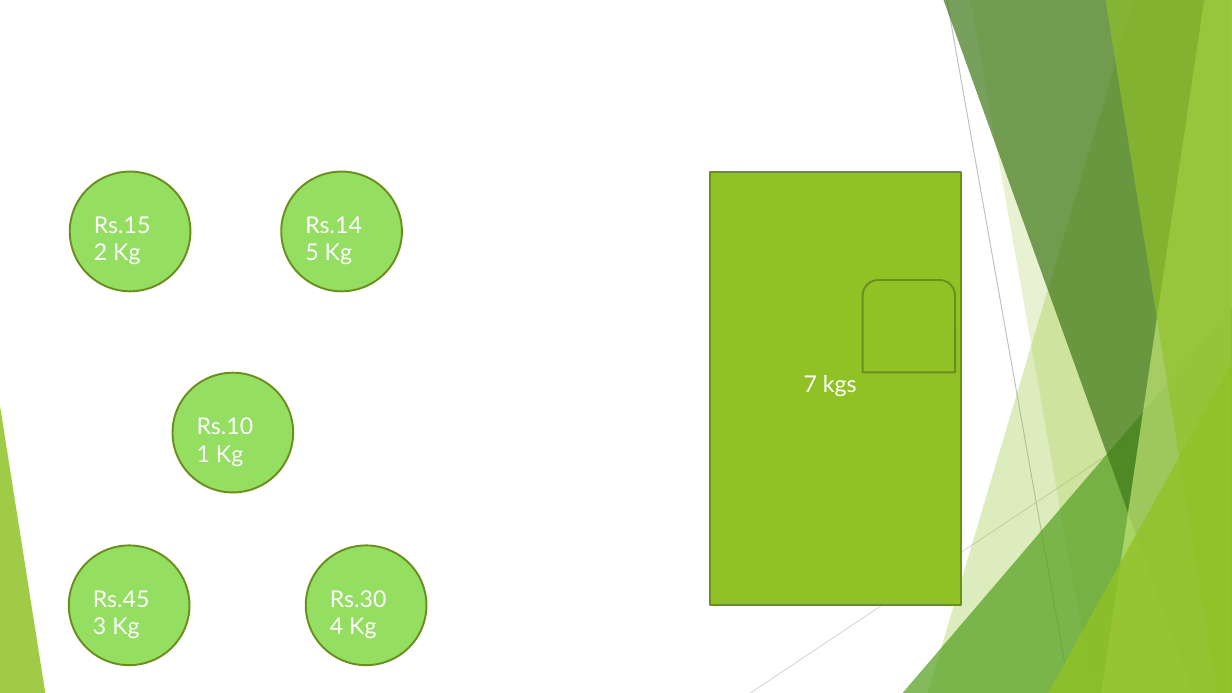
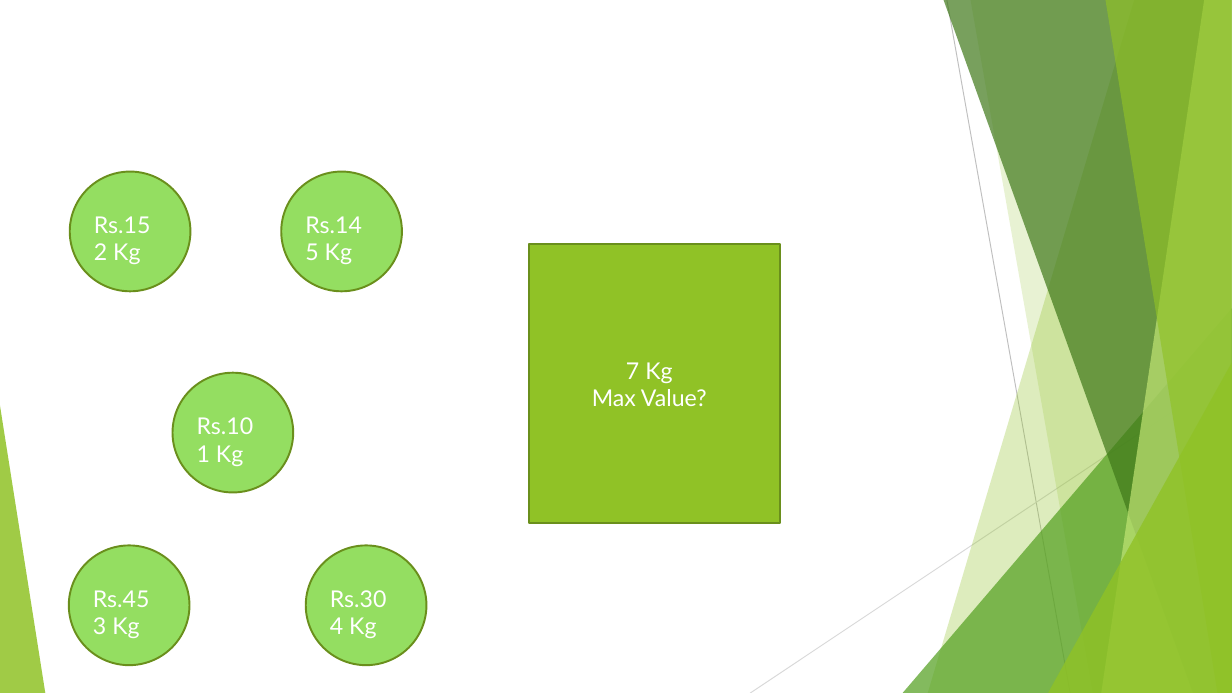
Before and after one commit to sarthaknandwani/ppt_allied_dp, a slide deck: slide 4 of DYNAMIC PROGRAMMING.pptx. Drawn at 1232x693 pixels with LibreOffice and Linux fonts; fonts in the diff are those of the drawing. Boxes give left, top, right and bottom in pixels: in the first picture for what was removed or moved away, otherwise in the second. Text is boxed around its words. In the diff, an @@ line names an element or a change of style, - is before the commit and + after.

```diff
--- a/DYNAMIC PROGRAMMING.pptx
+++ b/DYNAMIC PROGRAMMING.pptx
@@ rectangle resized from (x1=710, y1=172, x2=960, y2=605) to (x1=530, y1=244, x2=780, y2=522) @@
@@ round same rect removed at (x1=863, y1=280, x2=956, y2=372) @@
@@ text at (x1=592, y1=362, x2=707, y2=406): text changed @@
-7 kgs
+7 Kg
+Max Value?
```
Also in this commit, not shown: 9 slides added.
